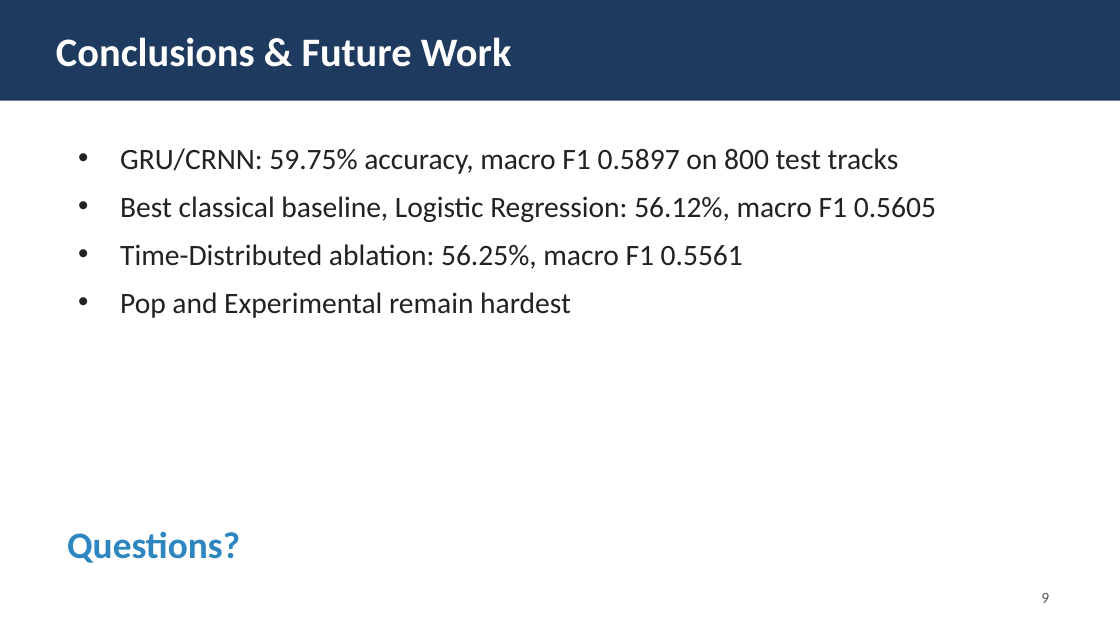
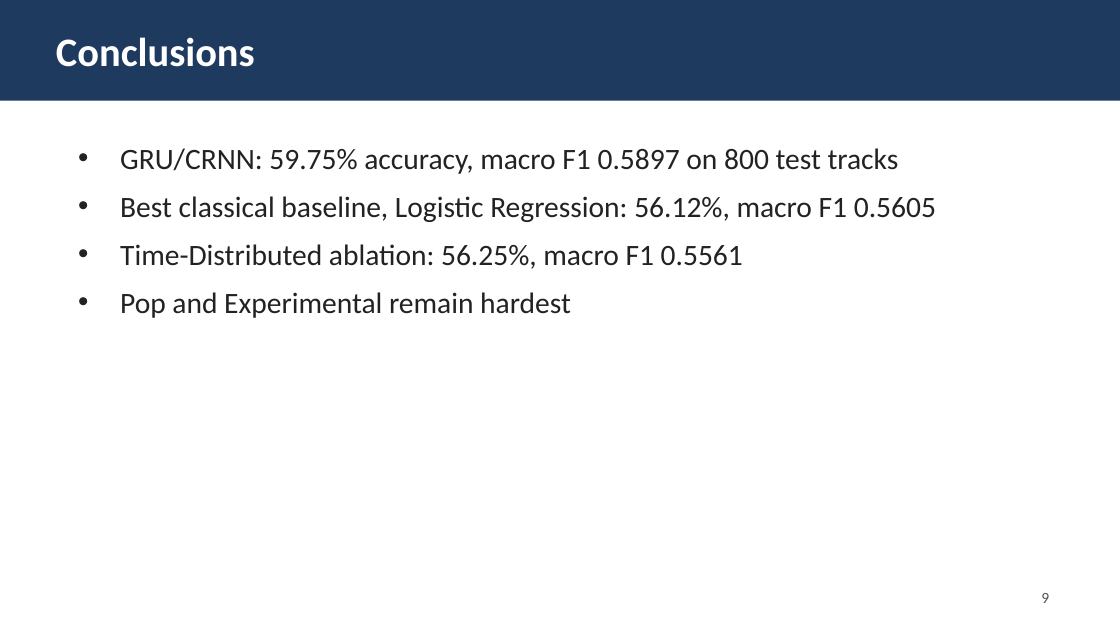
Before and after one commit to nidhi832/SONGNET, a slide deck: slide 9 of SongNet_Slides.pptx. Drawn at 1120x630 pixels with LibreOffice and Linux fonts; fonts in the diff are those of the drawing. Boxes give left, top, right and bottom in pixels: in the first picture for what was removed or moved away, otherwise in the second. Text is boxed around its words. In the diff, an @@ line names an element or a change of style, - is before the commit and + after.

```diff
--- a/SongNet_Slides.pptx
+++ b/SongNet_Slides.pptx
@@ text at box(56, 37, 255, 67): text changed @@
-Conclusions & Future Work
+Conclusions
@@ text removed at box(67, 531, 240, 563) @@
-Questions?
```
Also in this commit, not shown: 2 other slides changed.
